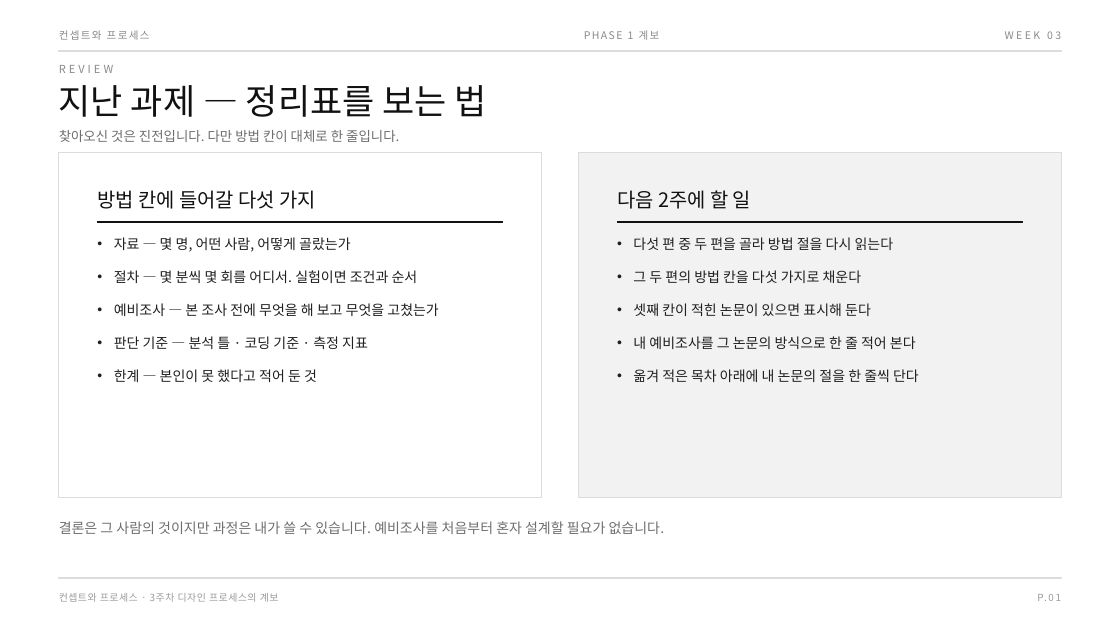
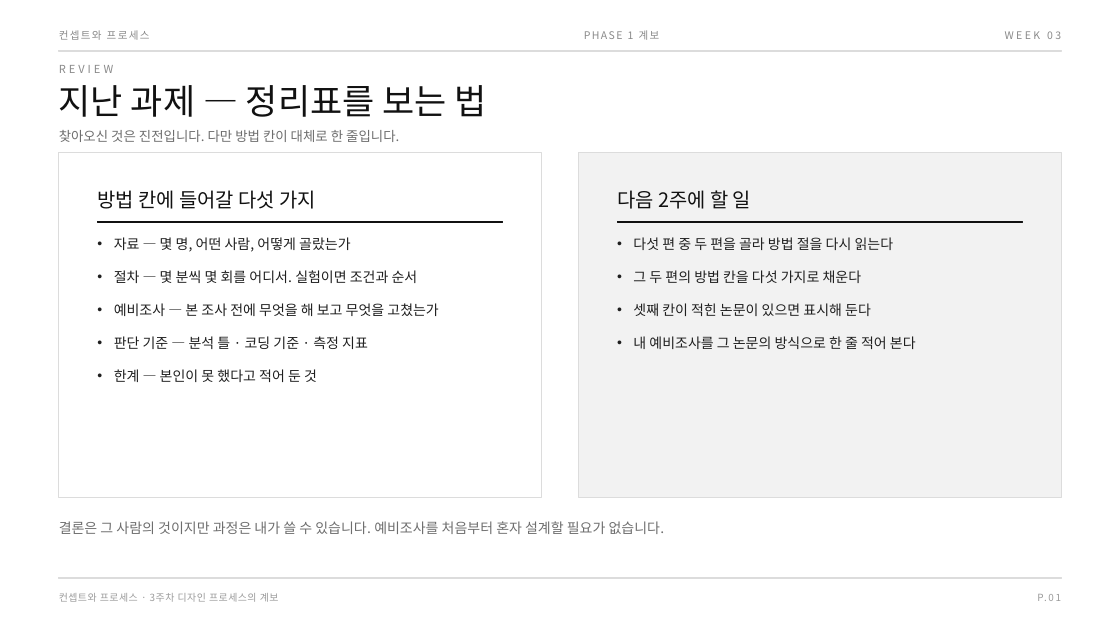
Before and after one commit to design-eng/MIN.D, a slide deck: slide 2 of dist/weeks-대학원/컨셉트와프로세스_03주차_프로세스의계보.pptx. Drawn at 1120x630 pixels with LibreOffice and Linux fonts; fonts in the diff are those of the drawing. Boxes give left, top, right and bottom in pixels: in the first picture for what was removed or moved away, otherwise in the second. Text is boxed around its words. In the diff, an @@ line names an element or a change of style, - is before the commit and + after.

```diff
--- a/dist/weeks-대학원/컨셉트와프로세스_03주차_프로세스의계보.pptx
+++ b/dist/weeks-대학원/컨셉트와프로세스_03주차_프로세스의계보.pptx
@@ text at [633,369,919,382]: paragraph removed @@
-• 옮겨 적은 목차 아래에 내 논문의 절을 한 줄씩 단다
```
Also in this commit, not shown: 9 other files.
